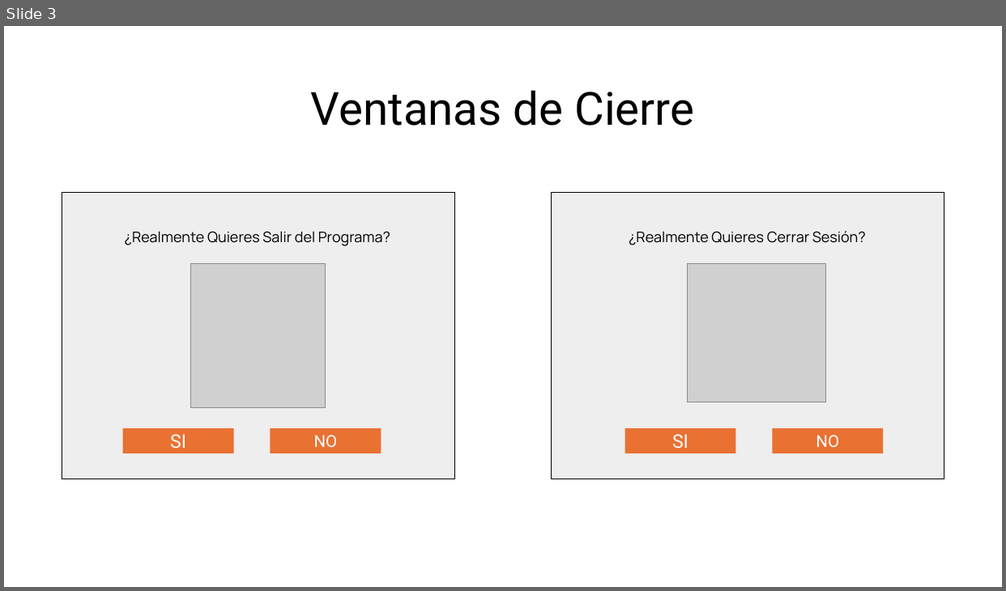
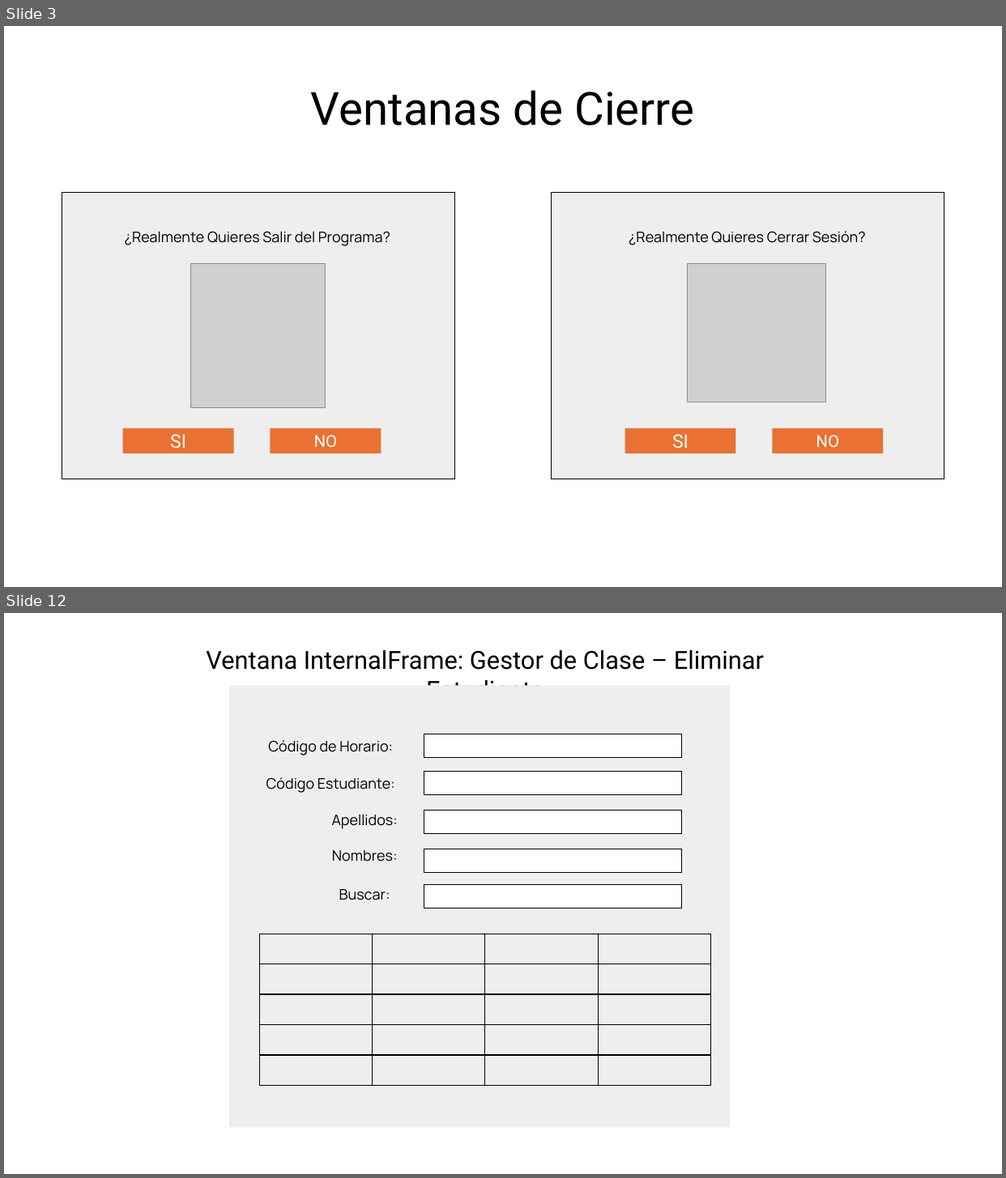
Before and after one commit to cotanol/ProyectoAsistenciaUNFV, a slide deck: GUIDESIGN.pptx. Shown one above the other, each under a label of ours: slide 3 before the commit, slides 3 and 12 after it; the slides between them are not shown. The pictures are 1006x591 and 1006x1178 pixels, drawn with LibreOffice and Linux fonts; fonts in the diff are those of the drawing; grey boxes stand for pictures. Boxes give left, top, right and bottom in pixels: in the first picture for what was removed or moved away, otherwise in the second. Text is boxed around its words. In the diff, an @@ line names an element or a change of style, - is before the commit and + after.

```diff
--- a/GUIDESIGN.pptx
+++ b/GUIDESIGN.pptx
@@ slide 12 added at (4, 613, 1002, 1174), background #FFFFFF @@
@@ text added at (206, 650, 764, 686), 24 pt, text #000000 @@
+Ventana InternalFrame: Gestor de Clase – Eliminar Estudiante
@@ rectangle added at (229, 686, 731, 1128), fill #EEEEEE @@
@@ text added at (268, 740, 393, 756), 14 pt, text #000000 @@
+Código de Horario:
@@ rectangle added at (424, 735, 681, 758), fill #FFFFFF, outline #000000 0.75 pt @@
@@ text added at (266, 777, 395, 793), 14 pt, text #000000 @@
+Código Estudiante:
@@ rectangle added at (424, 772, 681, 796), fill #FFFFFF, outline #000000 0.75 pt @@
@@ text added at (332, 814, 398, 829), 14 pt, text #000000 @@
+Apellidos:
@@ rectangle added at (424, 811, 681, 835), fill #FFFFFF, outline #000000 0.75 pt @@
@@ text added at (332, 850, 397, 862), 14 pt, text #000000 @@
+Nombres:
@@ rectangle added at (424, 849, 681, 873), fill #FFFFFF, outline #000000 0.75 pt @@
@@ text added at (339, 889, 390, 901), 14 pt, text #000000 @@
+Buscar:
@@ rectangle added at (424, 884, 681, 909), fill #FFFFFF, outline #000000 0.75 pt @@
@@ table added at (259, 934, 711, 1086), 5 rows, 4 columns @@
+ |  |  | 
+ |  |  | 
+ |  |  | 
+ |  |  | 
+ |  |  | 
```
Also in this commit, not shown: 7 slides changed, 12 other slides added, 5 slides removed, 11 other files.
